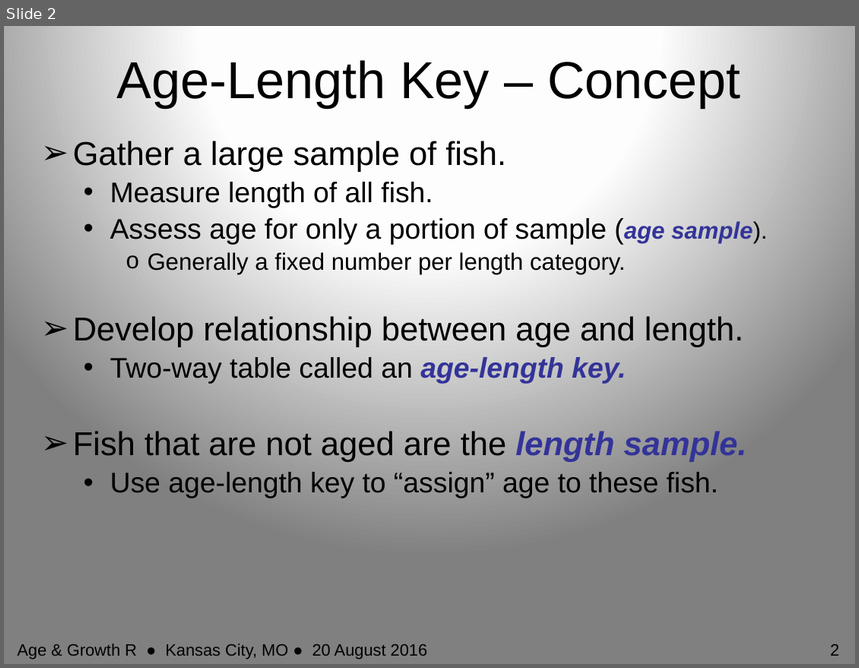
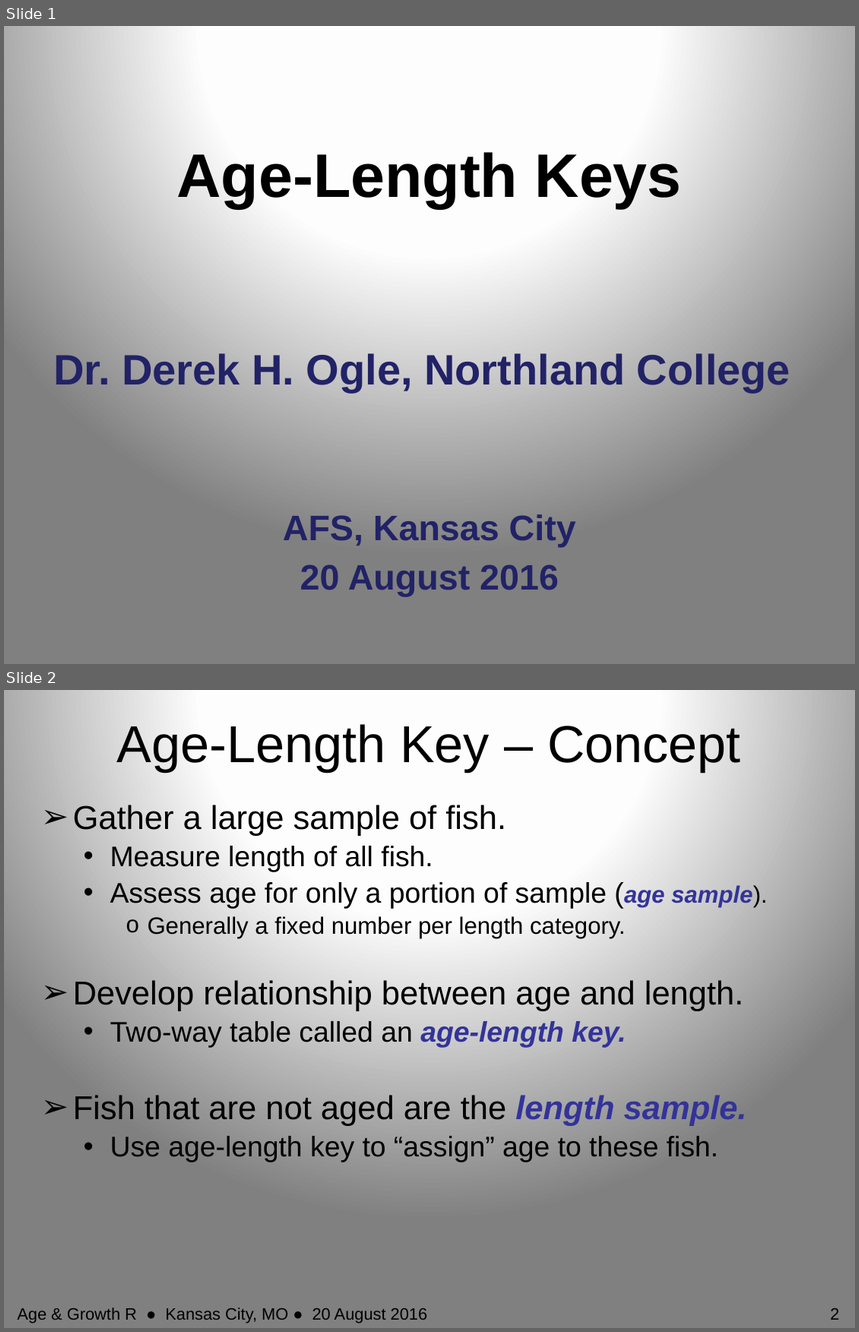
Before and after one commit to anhnguyendepocen/RCourseKC2016, a slide deck: Slides/AgeLengthKey.pptx. Shown one above the other, each under a label of ours: slide 2 before the commit, slides 1 and 2 after it. The pictures are 859x668 and 859x1332 pixels, drawn with LibreOffice and Linux fonts; fonts in the diff are those of the drawing. Boxes give left, top, right and bottom in pixels: in the first picture for what was removed or moved away, otherwise in the second. Text is boxed around its words. In the diff, an @@ line names an element or a change of style, - is before the commit and + after.

```diff
--- a/Slides/AgeLengthKey.pptx
+++ b/Slides/AgeLengthKey.pptx
@@ slide 1 added at [4,26,855,664], background gradient #FFFFFF to #FEFEFE to #808080 @@
@@ title added at [177,152,682,208], 52 pt, text #000000, bold @@
+Age-Length Keys
@@ subtitle added at [53,354,791,392], 36 pt, text #222267, bold @@
+Dr. Derek H. Ogle, Northland College
@@ text added at [283,515,576,598], 30 pt, text #222267, bold @@
+AFS, Kansas City
+20 August 2016
```
Also in this commit, not shown: 2 slides changed, 1 slide removed, 23 other files.
